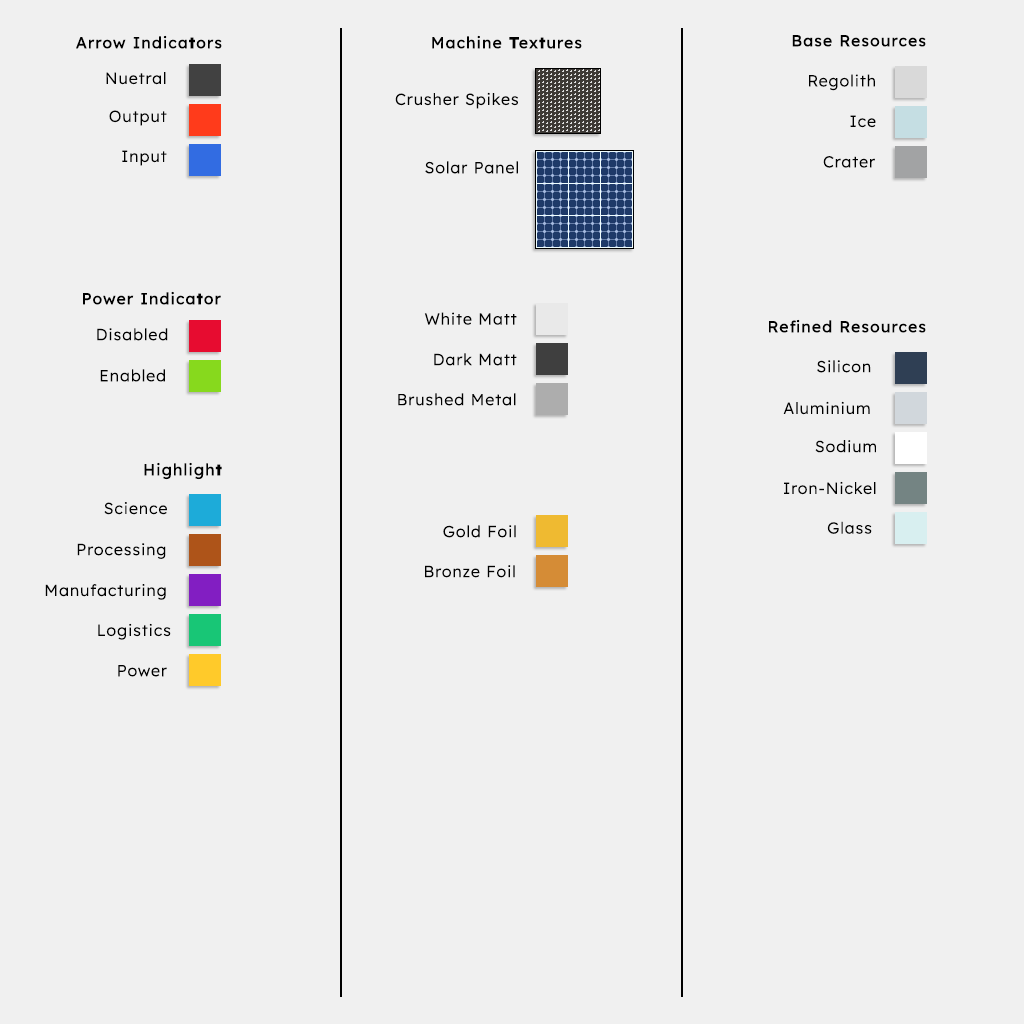
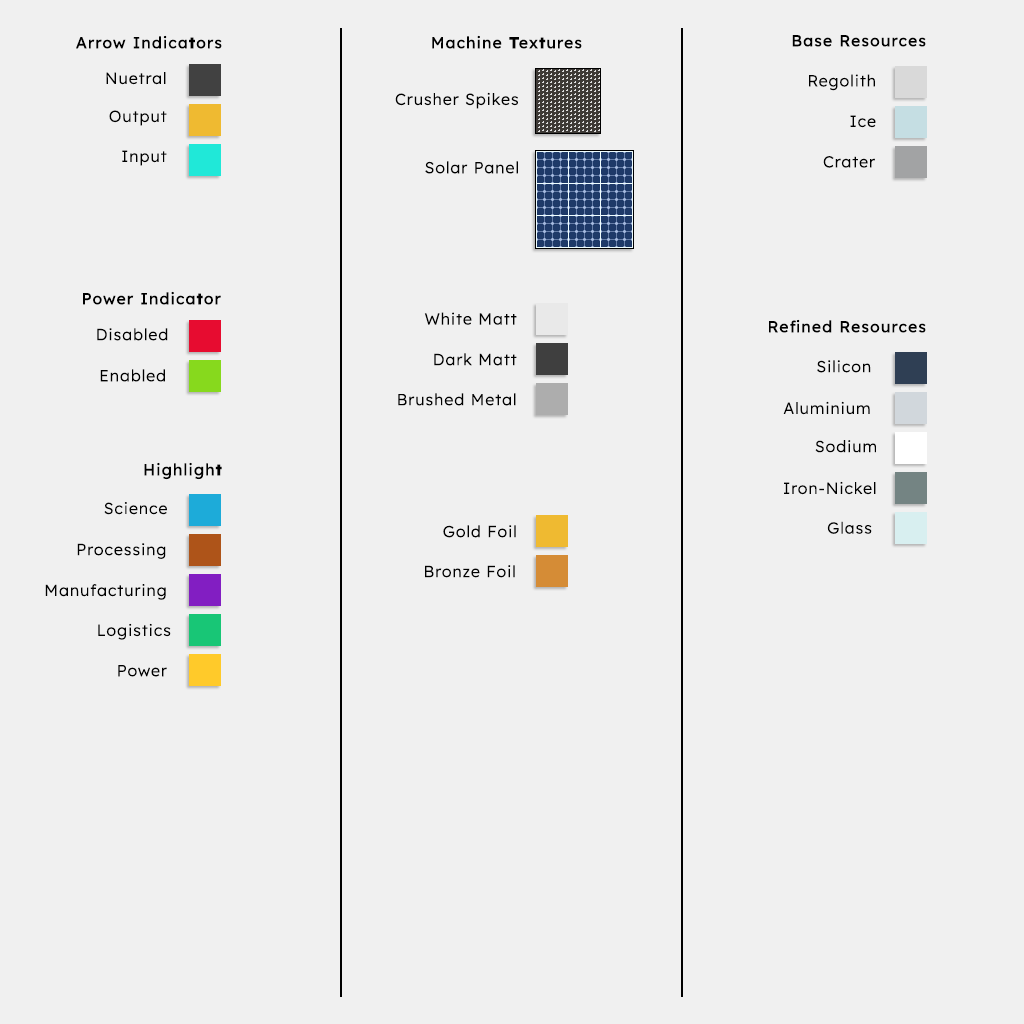
Layered file, before and after one edit (1024×1024). Changes by layer:
painted on "Rectangle 1 copy 12" over [189, 144, 221, 176]
painted on "Rectangle 1" (1st of 2, in "Group 1" › "Blocks") over [189, 104, 221, 136]
